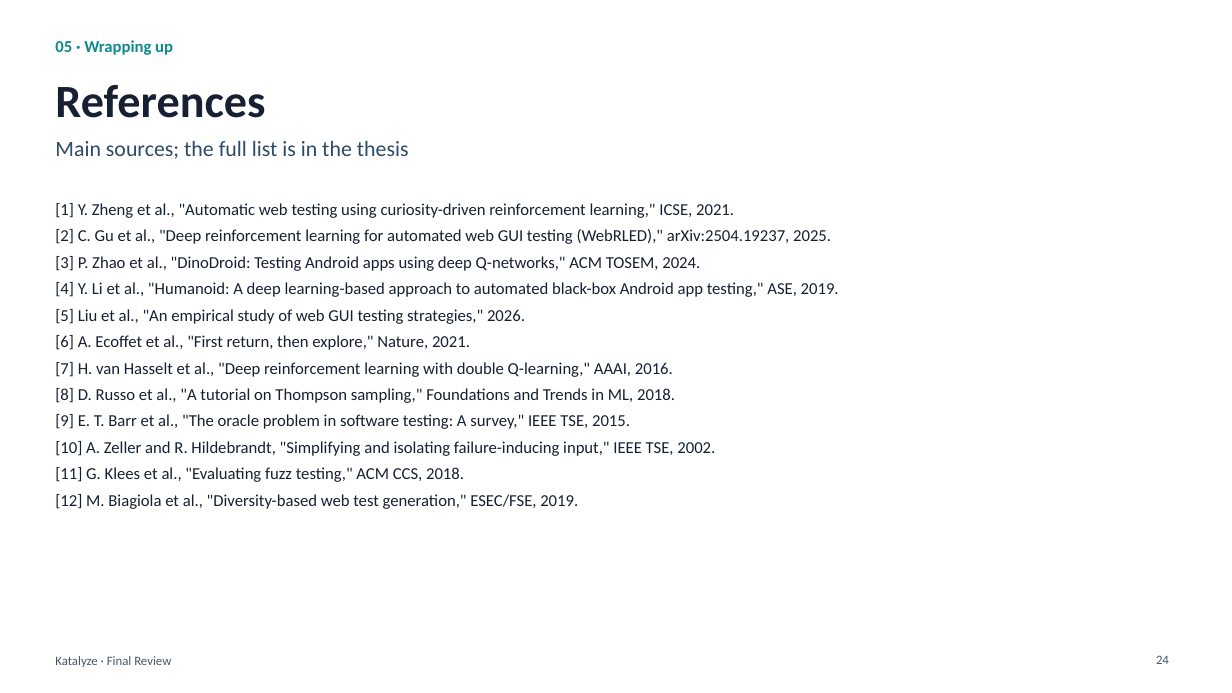
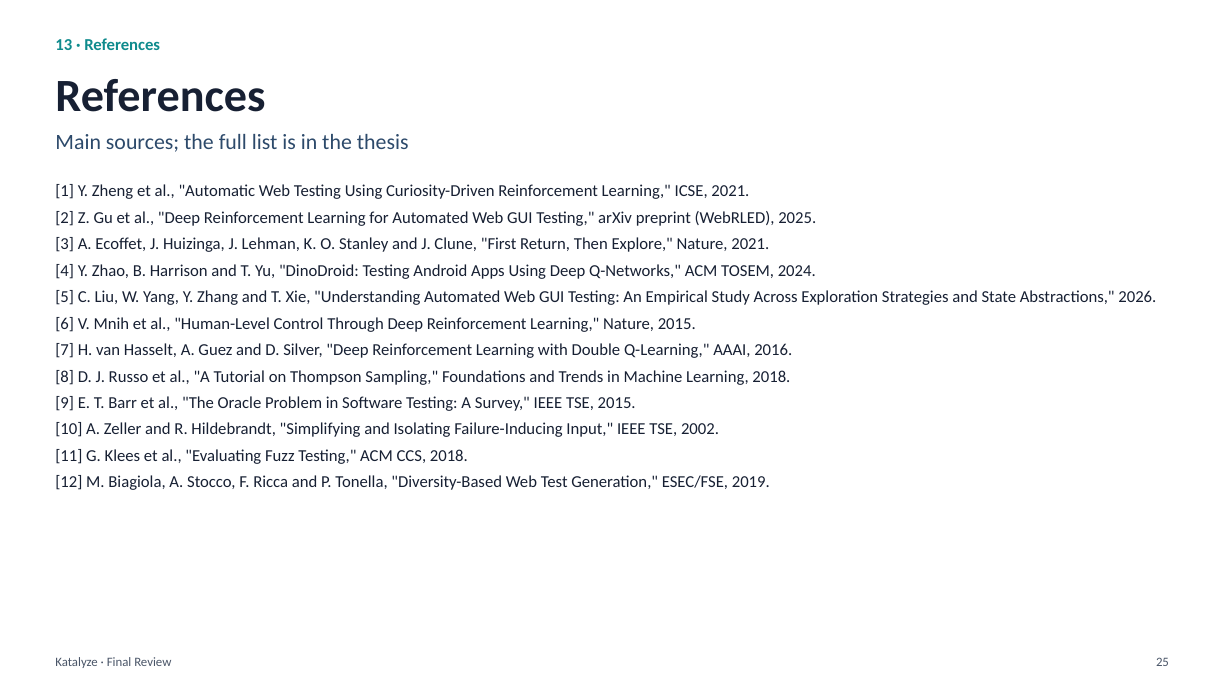
Before and after one commit to Rustlogan2k/Autonomous-web-testing-agent, a slide deck: slide 25 of Katalyze_Final_Review.pptx (slide 24 before the commit). Drawn at 1232x693 pixels with LibreOffice and Linux fonts; fonts in the diff are those of the drawing. Boxes give left, top, right and bottom in pixels: in the first picture for what was removed or moved away, otherwise in the second. Text is boxed around its words. In the diff, an @@ line names an element or a change of style, - is before the commit and + after.

```diff
--- a/Katalyze_Final_Review.pptx
+++ b/Katalyze_Final_Review.pptx
@@ title "References": place and size @@
-title "References" at (55, 85, 265, 118)
+title "References" at (55, 79, 265, 112)
@@ text removed at (55, 40, 173, 55) @@
-05 · Wrapping up
@@ text added at (55, 38, 160, 50), 13 pt, text #0F8B8D, bold @@
+13 · References
@@ text "Main sources; the full list ...": place and size @@
-text "Main sources; the full list ..." at (55, 141, 409, 159)
+text "Main sources; the full list ..." at (55, 134, 409, 152)
@@ text at (55, 184, 1156, 490): text changed @@
-[1] Y. Zheng et al., "Automatic web testing using curiosity-driven reinforcement learning," ICSE, 2021.
-[2] C. Gu et al., "Deep reinforcement learning for automated web GUI testing (WebRLED)," arXiv:2504.19237, 2025.
-[3] P. Zhao et al., "DinoDroid: Testing Android apps using deep Q-networks," ACM TOSEM, 2024.
-[4] Y. Li et al., "Humanoid: A deep learning-based approach to automated black-box Android app testing," ASE, 2019.
-[5] Liu et al., "An empirical study of web GUI testing strategies," 2026.
-[6] A. Ecoffet et al., "First return, then explore," Nature, 2021.
-[7] H. van Hasselt et al., "Deep reinforcement learning with double Q-learning," AAAI, 2016.
-[8] D. Russo et al., "A tutorial on Thompson sampling," Foundations and Trends in ML, 2018.
-[9] E. T. Barr et al., "The oracle problem in software testing: A survey," IEEE TSE, 2015.
-[10] A. Zeller and R. Hildebrandt, "Simplifying and isolating failure-inducing input," IEEE TSE, 2002.
-[11] G. Klees et al., "Evaluating fuzz testing," ACM CCS, 2018.
-[12] M. Biagiola et al., "Diversity-based web test generation," ESEC/FSE, 2019.
+[1] Y. Zheng et al., "Automatic Web Testing Using Curiosity-Driven Reinforcement Learning," ICSE, 2021.
+[2] Z. Gu et al., "Deep Reinforcement Learning for Automated Web GUI Testing," arXiv preprint (WebRLED), 2025.
+[3] A. Ecoffet, J. Huizinga, J. Lehman, K. O. Stanley and J. Clune, "First Return, Then Explore," Nature, 2021.
+[4] Y. Zhao, B. Harrison and T. Yu, "DinoDroid: Testing Android Apps Using Deep Q-Networks," ACM TOSEM, 2024.
+[5] C. Liu, W. Yang, Y. Zhang and T. Xie, "Understanding Automated Web GUI Testing: An Empirical Study Across Exploration Strategies and State Abstractions," 2026.
+[6] V. Mnih et al., "Human-Level Control Through Deep Reinforcement Learning," Nature, 2015.
+[7] H. van Hasselt, A. Guez and D. Silver, "Deep Reinforcement Learning with Double Q-Learning," AAAI, 2016.
+[8] D. J. Russo et al., "A Tutorial on Thompson Sampling," Foundations and Trends in Machine Learning, 2018.
+[9] E. T. Barr et al., "The Oracle Problem in Software Testing: A Survey," IEEE TSE, 2015.
+[10] A. Zeller and R. Hildebrandt, "Simplifying and Isolating Failure-Inducing Input," IEEE TSE, 2002.
+[11] G. Klees et al., "Evaluating Fuzz Testing," ACM CCS, 2018.
+[12] M. Biagiola, A. Stocco, F. Ricca and P. Tonella, "Diversity-Based Web Test Generation," ESEC/FSE, 2019.
@@ page number at (1156, 657, 1169, 666): text changed @@
-24
+25
```
Also in this commit, not shown: 11 other slides changed, 13 slides added, 12 slides removed.
